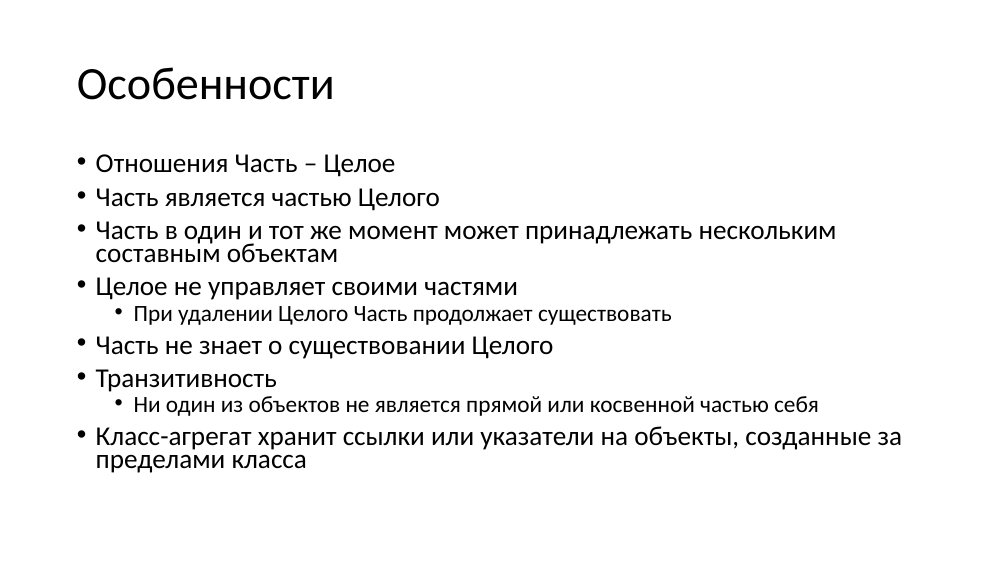
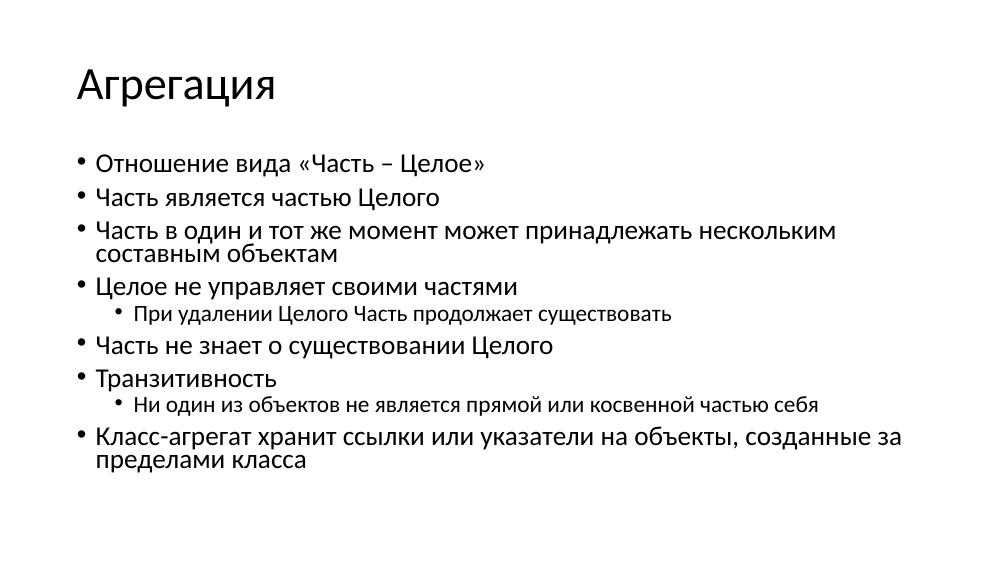
Before and after one commit to alexey-malov/oop, a slide deck: slide 14 of lectures/03/Виды отношений между классами.pptx (slide 11 before the commit). Drawn at 1008x567 pixels with LibreOffice and Linux fonts; fonts in the diff are those of the drawing. Boxes give left, top, right and bottom in pixels: in the first picture for what was removed or moved away, otherwise in the second. Text is boxed around its words. In the diff, an @@ line names an element or a change of style, - is before the commit and + after.

```diff
--- a/lectures/03/Виды отношений между классами.pptx
+++ b/lectures/03/Виды отношений между классами.pptx
@@ title at (77,69,277,107): text changed @@
-Особенности
+Агрегация
@@ text at (96,154,486,177): text changed @@
-• Отношения Часть – Целое
+• Отношение вида «Часть – Целое»
```
Also in this commit, not shown: 13 other slides changed, 5 slides added, 2 slides removed, 6 other files.
